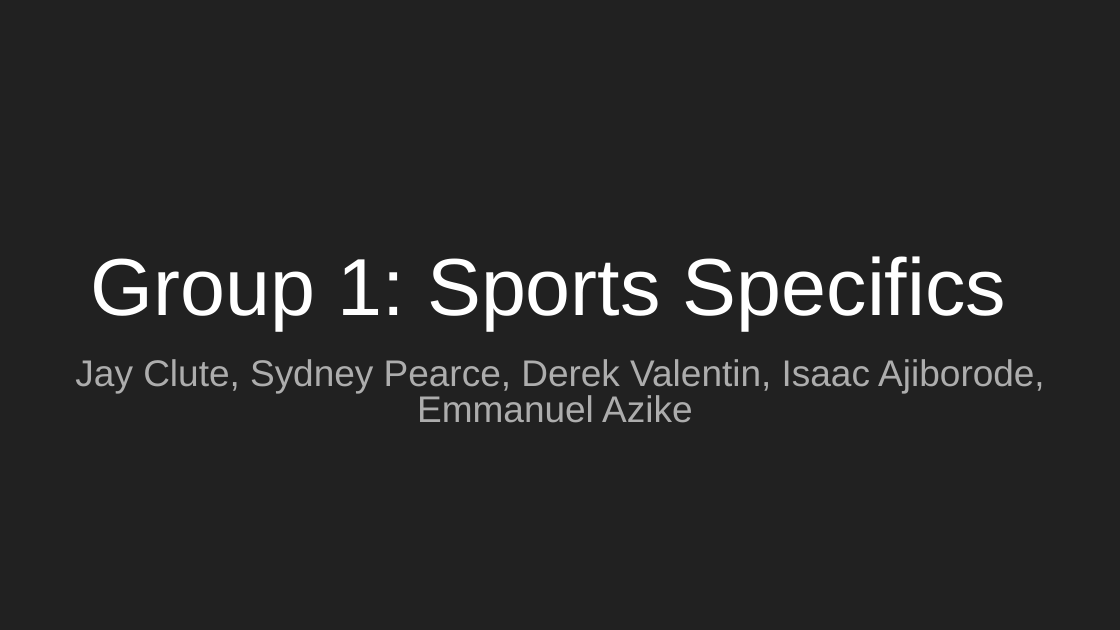
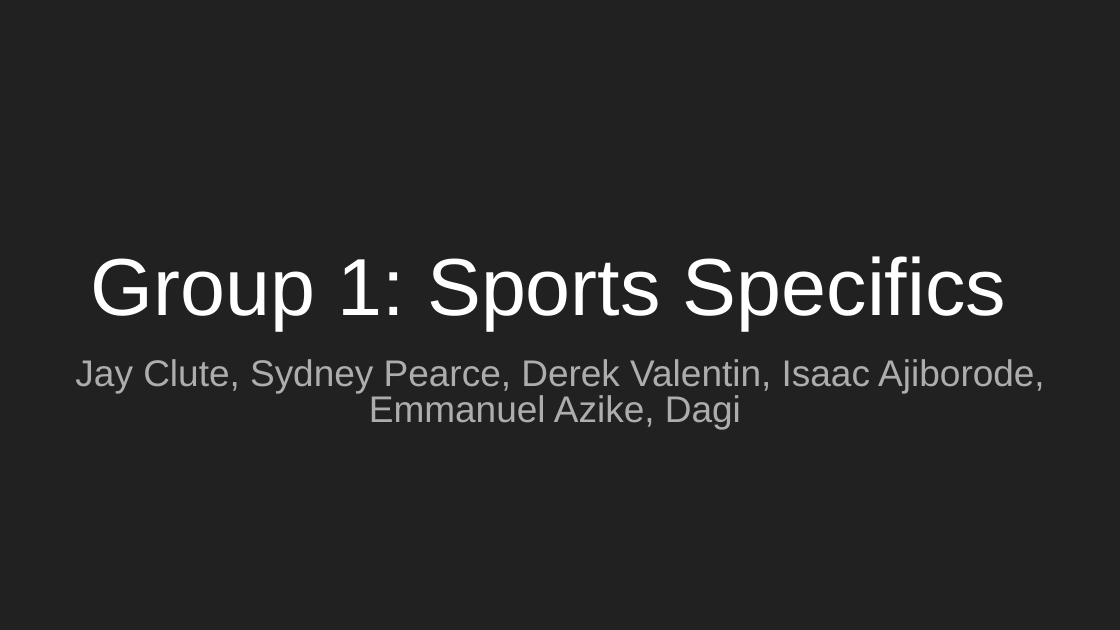
Before and after one commit to sydneypearce21/SportsWebsite, a slide deck: slide 1 of PresentationMar29.pptx. Drawn at 1120x630 pixels with LibreOffice and Linux fonts; fonts in the diff are those of the drawing. Boxes give left, top, right and bottom in pixels: in the first picture for what was removed or moved away, otherwise in the second. Text is boxed around its words. In the diff, an @@ line names an element or a change of style, - is before the commit and + after.

```diff
--- a/PresentationMar29.pptx
+++ b/PresentationMar29.pptx
@@ subtitle at bbox=[75, 359, 1044, 429]: text changed @@
-Jay Clute, Sydney Pearce, Derek Valentin, Isaac Ajiborode, Emmanuel Azike
+Jay Clute, Sydney Pearce, Derek Valentin, Isaac Ajiborode, Emmanuel Azike, Dagi
```
